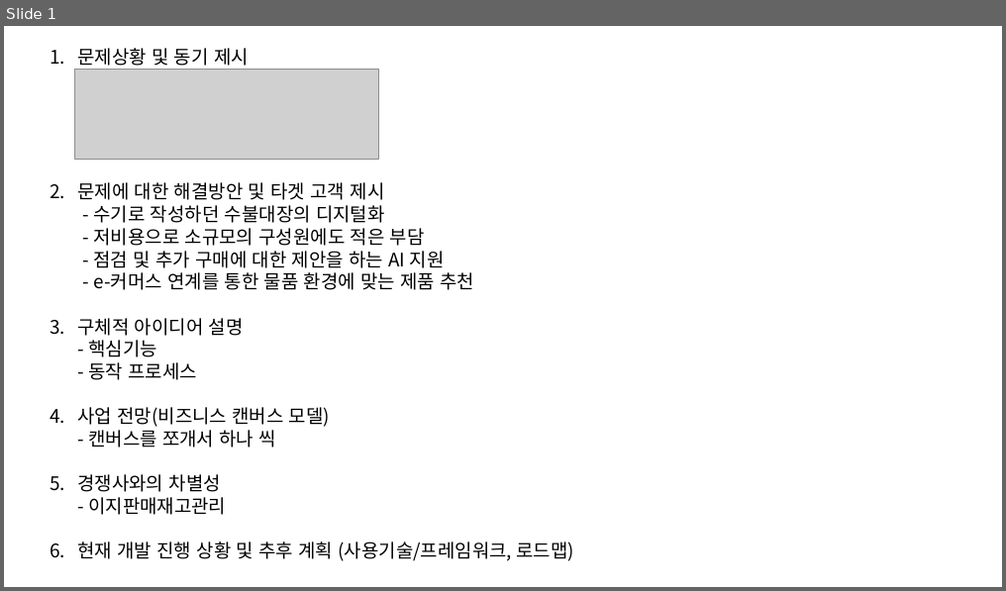
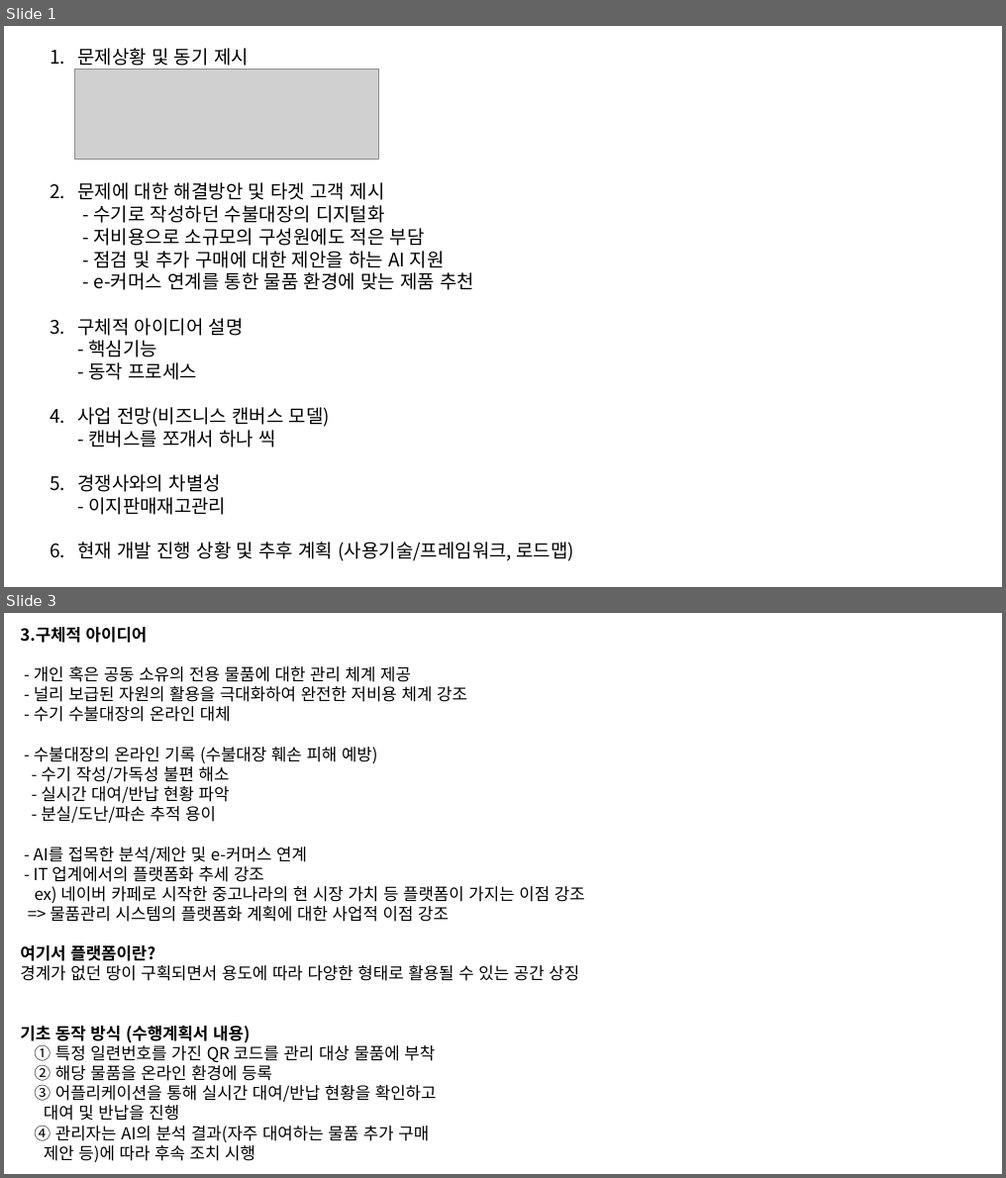
Before and after one commit to DEU-High-Five/4-1_Capstone_Document, a slide deck: 중간발표/중간발표(초안계획).pptx. Shown one above the other, each under a label of ours: slide 1 before the commit, slides 1 and 3 after it; the slides between them are not shown. The pictures are 1006x591 and 1006x1178 pixels, drawn with LibreOffice and Linux fonts; fonts in the diff are those of the drawing; grey boxes stand for pictures. Boxes give left, top, right and bottom in pixels: in the first picture for what was removed or moved away, otherwise in the second. Text is boxed around its words. In the diff, an @@ line names an element or a change of style, - is before the commit and + after.

```diff
--- a/중간발표/중간발표(초안계획).pptx
+++ b/중간발표/중간발표(초안계획).pptx
@@ slide 3 added at <box>4,613,1002,1174</box>, background #FFFFFF @@
@@ text added at <box>20,627,585,1162</box>, 16 pt, text #000000 @@
+3.구체적 아이디어
+- 개인 혹은 공동 소유의 전용 물품에 대한 관리 체계 제공
+- 널리 보급된 자원의 활용을 극대화하여 완전한 저비용 체계 강조
+- 수기 수불대장의 온라인 대체
+- 수불대장의 온라인 기록 (수불대장 훼손 피해 예방)
+- 수기 작성/가독성 불편 해소
+- 실시간 대여/반납 현황 파악
+- 분실/도난/파손 추적 용이
+- AI를 접목한 분석/제안 및 e-커머스 연계
+- IT 업계에서의 플랫폼화 추세 강조
+ex) 네이버 카페로 시작한 중고나라의 현 시장 가치 등 플랫폼이 가지는 이점 강조
+=> 물품관리 시스템의 플랫폼화 계획에 대한 사업적 이점 강조
+여기서 플랫폼이란?
+경계가 없던 땅이 구획되면서 용도에 따라 다양한 형태로 활용될 수 있는 공간 상징
+기초 동작 방식 (수행계획서 내용)
+① 특정 일련번호를 가진 QR 코드를 관리 대상 물품에 부착
+② 해당 물품을 온라인 환경에 등록
+③ 어플리케이션을 통해 실시간 대여/반납 현황을 확인하고
+대여 및 반납을 진행
+④ 관리자는 AI의 분석 결과(자주 대여하는 물품 추가 구매
+제안 등)에 따라 후속 조치 시행
```
Also in this commit, not shown: 3 other slides added, 1 other file.
